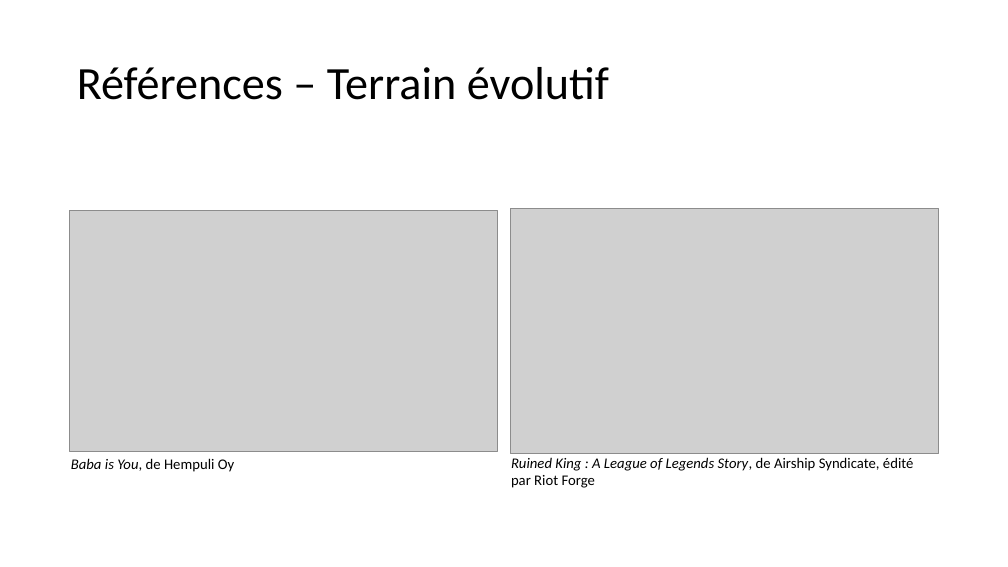
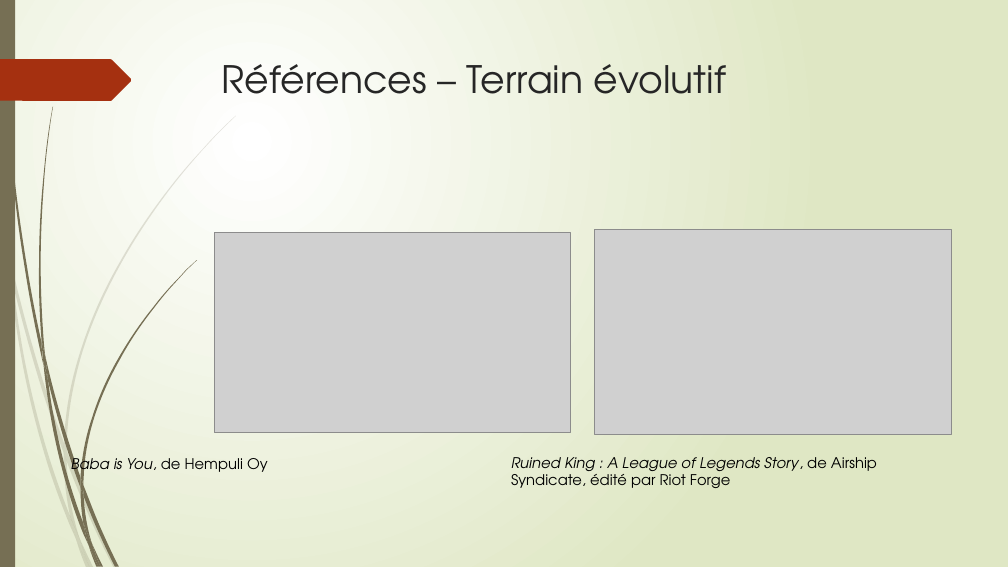
Before and after one commit to Quentingautier2B/Phainiks, a slide deck: slide 7 of Documents/Prez/Phainiks.pptx. Drawn at 1008x567 pixels with LibreOffice and Linux fonts; fonts in the diff are those of the drawing; grey boxes stand for pictures. Boxes give left, top, right and bottom in pixels: in the first picture for what was removed or moved away, otherwise in the second. Text is boxed around its words. In the diff, an @@ line names an element or a change of style, - is before the commit and + after.

```diff
--- a/Documents/Prez/Phainiks.pptx
+++ b/Documents/Prez/Phainiks.pptx
@@ background #FFFFFF to gradient #FFFFFF to #DFE8C4 @@
@@ rectangle added at [0,0,15,567], fill #766F54 @@
@@ freeform shape added at [0,59,132,101], fill #A53010 @@
@@ title "Références – Terrain évolutif": place and size @@
-title "Références – Terrain évolutif" at [77,67,609,100]
+title "Références – Terrain évolutif" at [222,64,726,94]
@@ title "Références – Terrain évolutif" at [222,64,726,94]: size 44 to 36 pt, font Calibri to TeX Gyre Adventor, text colour #000000 to #262626; line spacing 0.9 to 1; vertical alignment middle to top @@
@@ picture: place and size @@
-picture at [70,210,498,451]
+picture at [214,232,571,433]
@@ picture: place and size @@
-picture at [510,208,939,454]
+picture at [594,230,951,434]
@@ text "Baba is You, de Hempuli ..." at [71,454,268,477]: font Calibri to TeX Gyre Adventor @@
@@ text "Ruined King : A League ..." at [511,457,877,488]: font Calibri to TeX Gyre Adventor @@
@@ group added at [0,116,236,567]: 10 freeform shapes @@
@@ group added at [2,0,197,567]: 12 freeform shapes @@
```
Also in this commit, not shown: 7 other slides changed, 1 slide added, 2 slides removed, 3 other files.
